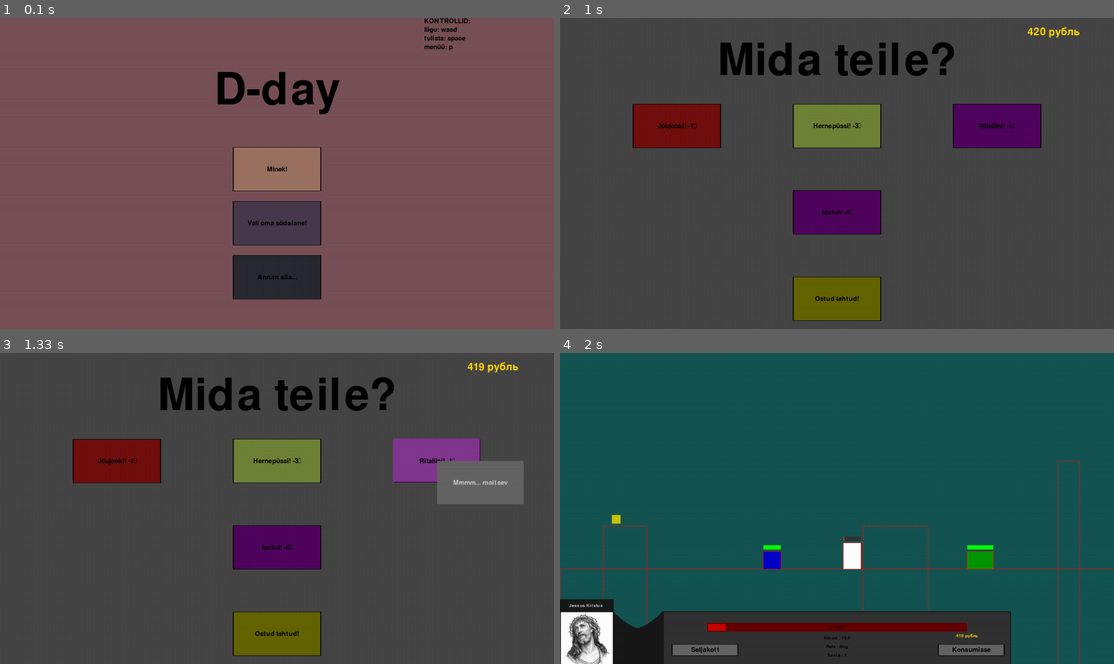
Above: before the commit, frames 1-4 (two rows, left to right).
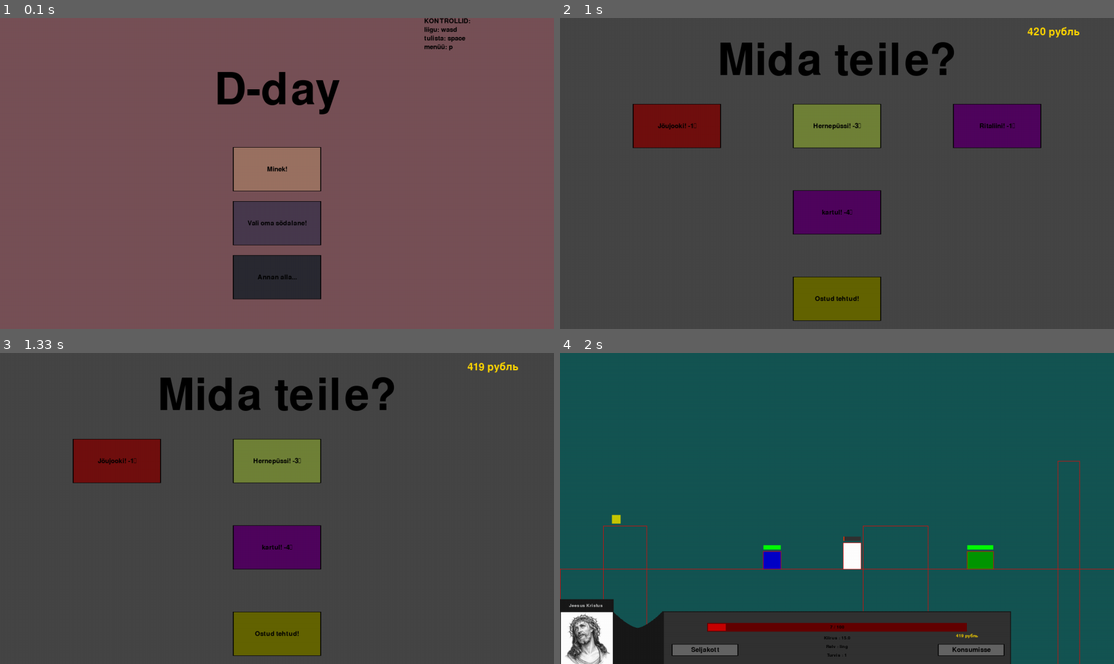
Above: after the commit, the same moments.

Repository: KarupoegPuhh/2020-projekt
Game: pygame game, started from MAIN.py
Two runs of this game, one before a commit and one after it. Both use one fixed random seed, a clock stepped at 60 frames per second and the inputs below.
Inputs:
- Up to frame 1 (0.1 s): no input
- Up to frame 2 (1 s): click "Minek!" at 0.38 s; click "Konsumisse" at 0.72 s
- Up to frame 3 (1.33 s): click "Ritaliini! -1₽" at 1.05 s
- Up to frame 4 (2 s): click "Ostud tehtud!" at 1.38 s; hold D from 1.67 s (still down); tap Space at 1.73 s

Frames 1-2 are identical in both runs. In frame 3, 3.9% of the frame differs, in the area x 70-95%, y 27-49%; in frame 4, nothing differs.

Commit message:
ritaliin on nüüd temporary buff

Diff:
--- a/maailm.py
+++ b/maailm.py
@@ -106,6 +106,7 @@
     global kuulid, vastased, põrandad, rahad, itemid
     global hernepüss, kartulikahur, ling, railgun
     global kasukas, kiiver, püksid, sandaalid
+    global ritaliin, ritaliin_cd
 
     #vars
     kuulid = []
@@ -126,6 +127,10 @@
     kiiver = Varustus(1, 2, False, True, "rattakiiver")
     püksid = Varustus(2, 1, False, True, "viigipüksid")
     sandaalid = Varustus(5, 0, False, True, "sandaalid")
+
+    #Ritaliin buff
+    ritaliin = False
+    ritaliin_cd = 0
 
     #level layout
     global screen
@@ -491,6 +496,16 @@
             pg.mixer.music.play(-1, start)
             paused()
 
+        if ritaliin:
+            ritaliin_cd += 1
+            print(ritaliin_cd)
+            if ritaliin_cd >= 1800:
+                ritaliin = False
+                ritaliin_cd = 0
+                Tom.vel /= 1.5
+                Tom.vh -= 1
+                Tom.initial_vh -= 1
+
         võit()
         if not Tom.elus and Tom.kontr:
             surm()
--- a/pood_invnet.py
+++ b/pood_invnet.py
@@ -56,7 +56,7 @@
                 hernepüss_txt_kord.center = (mouse[0] + 100, mouse[1] + 50)
                 aken.blit(hernepüss_txt, hernepüss_txt_kord)
 
-        if abs(maailm.Tom.vel) <= 20:
+        if not maailm.ritaliin:
             nupp(aken, "Ritaliini! -1₽", 910 , 200, 200, 100, (80,5,94), (130,55,144), ritaliin_ost)
             if 910 < mouse[0] < 1110 and 200 < mouse[1] < 300:
                 pg.draw.rect(aken, (100,100,100), (mouse[0], mouse[1], 200, 100))
@@ -170,6 +170,7 @@
 def ritaliin_ost():
     global vh
     if maailm.Tom.raha >= 1:
+        maailm.ritaliin = True
         maailm.Tom.vel *= 1.5
         maailm.Tom.vh += 1
         maailm.Tom.initial_vh += 1
